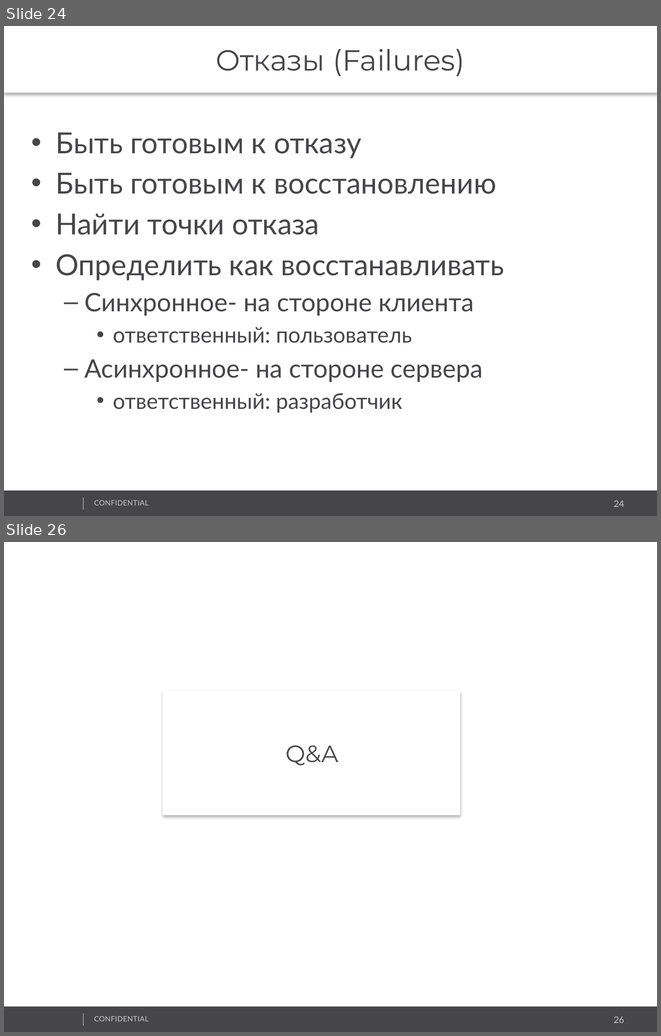
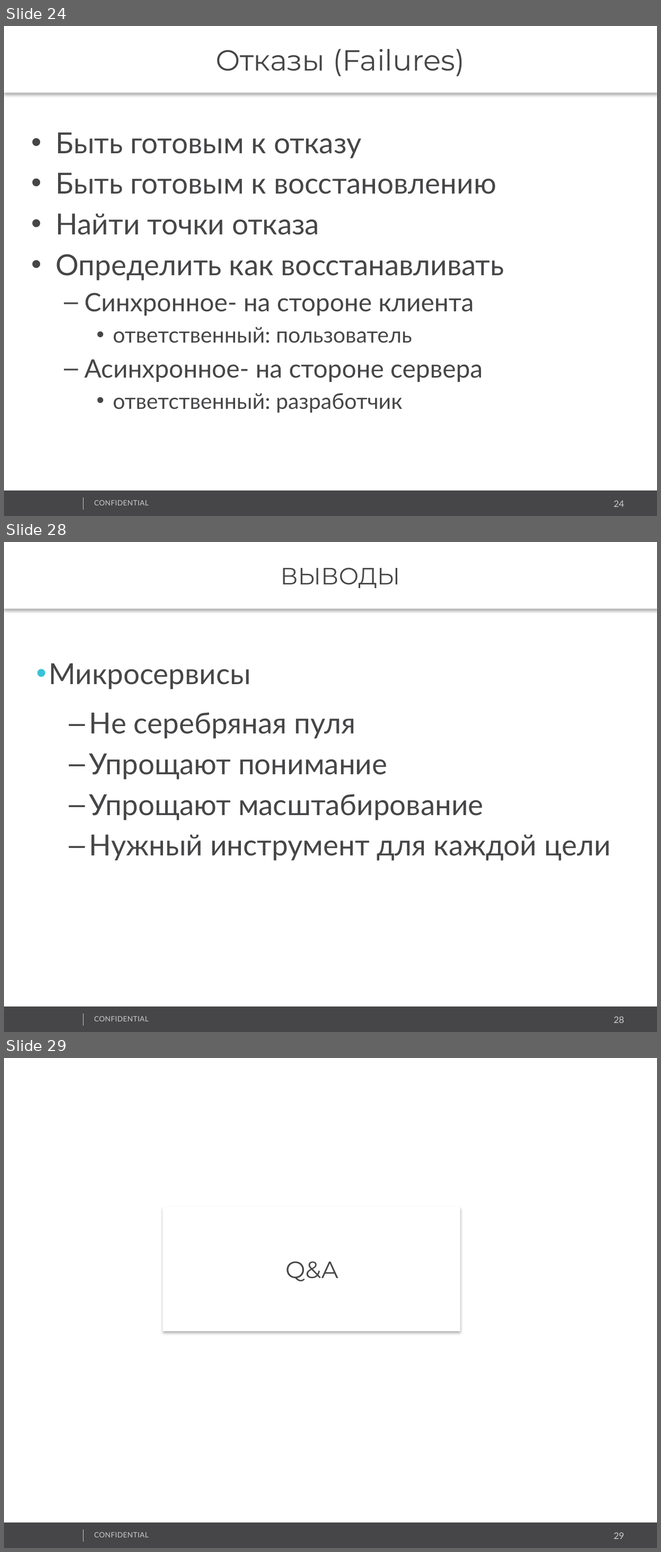
Before and after one commit to vitali-kviatkouski/personal, a slide deck: Microservices_Template.pptx. Shown one above the other, each under a label of ours: slides 24 and 26 before the commit, slides 24, 28 and 29 after it; the slides between them are not shown. The pictures are 661x1036 and 661x1552 pixels, drawn with LibreOffice and Linux fonts; fonts in the diff are those of the drawing; background and template pictures are left out. Boxes give left, top, right and bottom in pixels: in the first picture for what was removed or moved away, otherwise in the second. Text is boxed around its words. In the diff, an @@ line names an element or a change of style, - is before the commit and + after.

```diff
--- a/Microservices_Template.pptx
+++ b/Microservices_Template.pptx
@@ slide 28 added at (4,542,657,1032), background #FFFFFF; not listed: 4 template elements that a slide beside it also shows @@
@@ text added at (4,542,657,609), fill #FFFFFF, 26 pt, text #464547 @@
+ВЫВОДЫ
@@ text added at (49,663,610,861), 32 pt, text #464547 @@
+• Микросервисы
+  – Не серебряная пуля
+  – Упрощают понимание
+  – Упрощают масштабирование
+  – Нужный инструмент для каждой цели
@@ what was slide 26 is now slide 29 @@
@@ page number at (614,1532,624,1539): text changed @@
-26
+29
```
Also in this commit, not shown: 5 slides changed, 2 other slides added.
